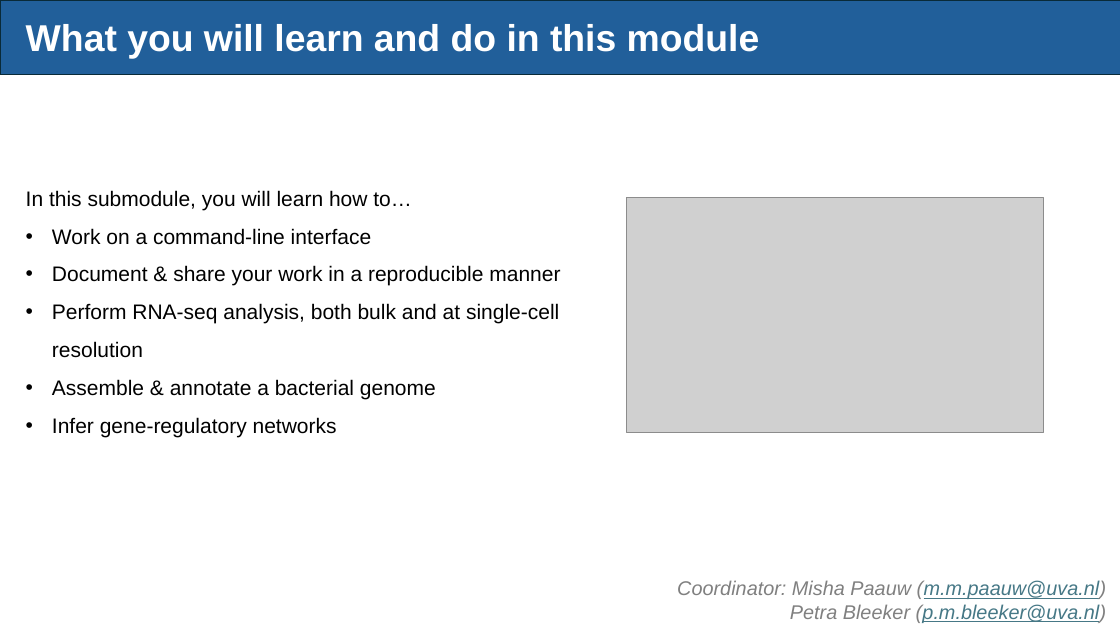
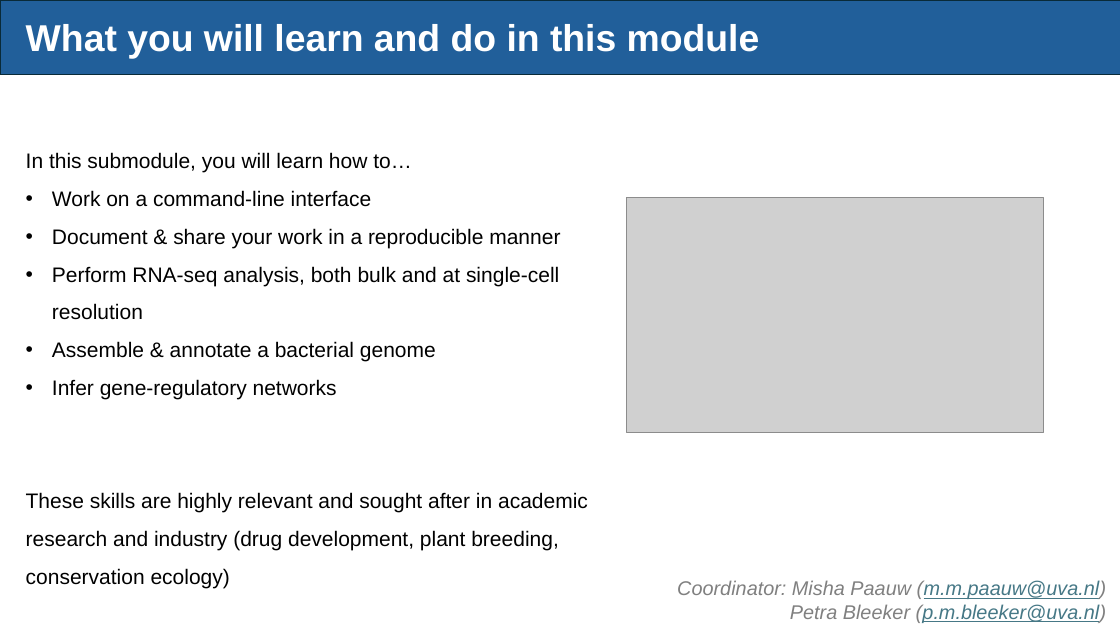
Before and after one commit to mishapaauw/molecular-data-analysis, a slide deck: slide 3 of lectures/QS_pitch_MDA_2026.pptx. Drawn at 1120x630 pixels with LibreOffice and Linux fonts; fonts in the diff are those of the drawing; grey boxes stand for pictures. Boxes give left, top, right and bottom in pixels: in the first picture for what was removed or moved away, otherwise in the second. Text is boxed around its words. In the diff, an @@ line names an element or a change of style, - is before the commit and + after.

```diff
--- a/lectures/QS_pitch_MDA_2026.pptx
+++ b/lectures/QS_pitch_MDA_2026.pptx
@@ text "In this submodule, you will ..." moved from (x1=26, y1=190, x2=560, y2=437) to (x1=26, y1=152, x2=588, y2=589) @@
@@ text at (x1=26, y1=492, x2=588, y2=589): paragraph added @@
+These skills are highly relevant and sought after in academic research and industry (drug development, plant breeding, conservation ecology)
```
Also in this commit, not shown: 2 other slides changed, 1 other file.
